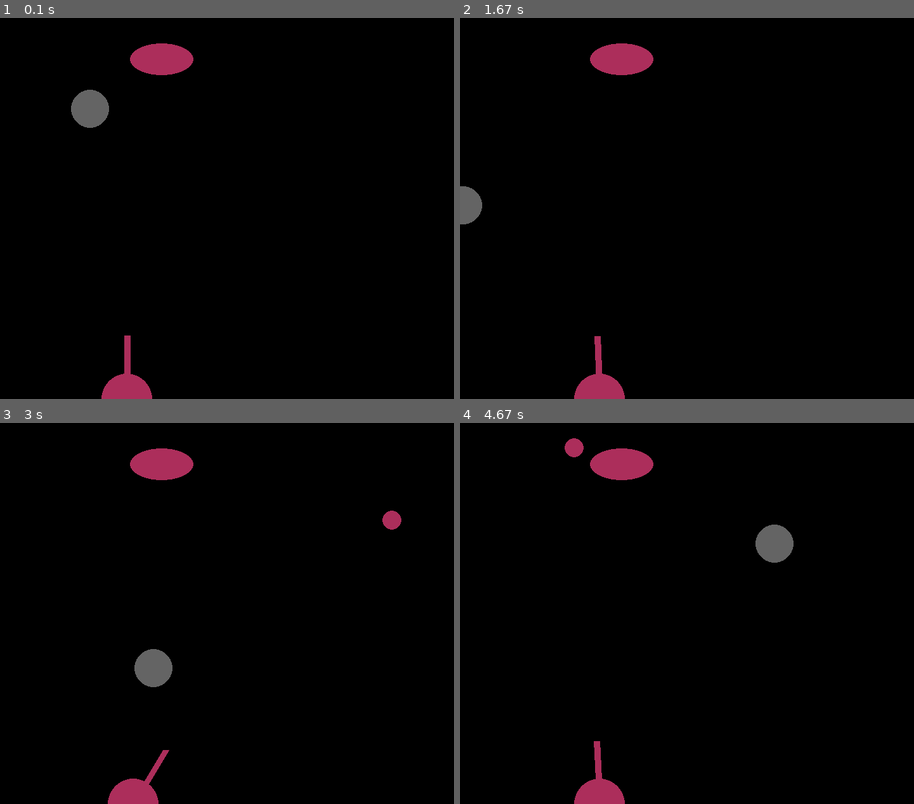
Above: before the commit, frames 1-4 (two rows, left to right).
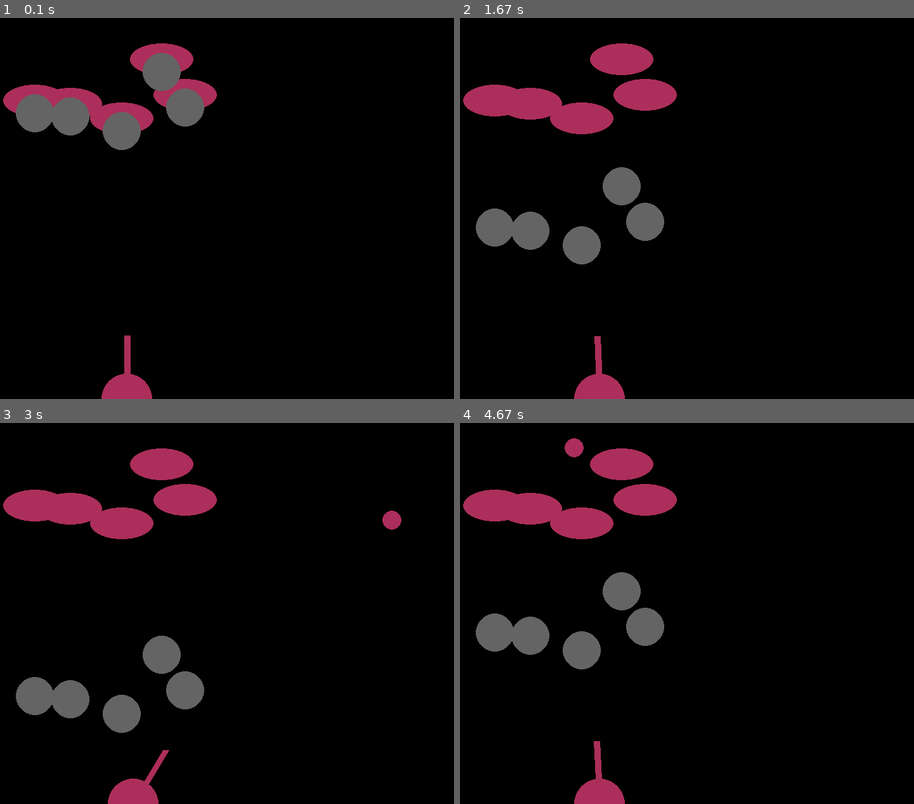
Above: after the commit, the same moments.

Repository: Pleshakova/pygame_projects
Game: pygame game, started from cannon_game/model.py
Two runs of this game, one before a commit and one after it. Both use one fixed random seed, a clock stepped at 60 frames per second and the inputs below.
Inputs (mouse positions are in pixels of both pictures, inside the frame that each line leads up to):
- Up to frame 1 (0.1 s): no input
- Up to frame 2 (1.67 s): click (714, 208) at 0.38 s; hold Right 0.67-1.13 s; click (877, 197) at 0.75 s; hold Right 1.17-1.63 s; click (591, 212) at 1.25 s
- Up to frame 3 (3 s): hold Left 1.67-2.2 s; click (304, 697) at 1.75 s; hold Left 2.23-2.63 s; click (95, 556) at 2.32 s; hold Right from 2.67 s (still down); click (326, 480) at 2.75 s
- Up to frame 4 (4.67 s): release Right at 3.3 s; hold Left 3.33-3.8 s; click (900, 746) at 3.42 s; hold Right 3.83-4.3 s; click (773, 647) at 3.92 s; hold Right from 4.33 s (still down); click (582, 472) at 4.42 s

The runs differ from the first frame. In frame 1, 4.9% of the frame differs, in the area x 0-48%, y 9-35%; in frame 2, 7.0%; in frame 3, 6.6%; in frame 4, 7.2%, in the area x 0-74%, y 16-65%.

Commit message:
Version 7. Targets can fire bombs. Bombs can move stright down.

Diff:
--- a/cannon_game/model.py
+++ b/cannon_game/model.py
@@ -135,7 +135,7 @@
         self.width = 100
         self.height = 50
         self.coord = self.set_coords()
-        self.target_center = [self.coord[0] + self.width // 2, self.coord[1] + self.height // 2]
+        self.target_center = []
         self.fire_angle = math.pi * 3 / 2
         self.pow = 30
 
@@ -150,7 +150,8 @@
         Создает бомбу с передачей собственных координат и с заданным направлением удара
         :return: экземпляр бомбы
         """
-        bomb = Bomb()
+        self.target_center = [self.coord[0] + self.width // 2, self.coord[1] + self.height // 2]
+        bomb = Bomb(list(self.target_center))
         return bomb
 
     def show(self):
@@ -172,8 +173,9 @@
 
 
 class Bomb(Target):
-    def __init__(self):
-        super().__init__()
+    def __init__(self, coord):
+        super().__init__()
+        self.coord = coord
         self.radius = 30
         self.Vy = 0
 
@@ -189,9 +191,17 @@
         self.cannon = Cannon()
         self.gun = CannonGun()
         self.shells = []
-        #self.target = Target()
-        #self.bomb = self.target.fire()
+        self.targets = []
+        self.bombs = []
         self.finished = False
+
+    def creation_targets(self, n):
+        self.targets = [Target() for i in range(n)]
+        return self.targets
+
+    def creation_bombs(self):
+        self.bombs = [target.fire() for target in self.targets]
+        return self.bombs
 
     def event_handler(self):
         for event in pygame.event.get():
@@ -217,12 +227,18 @@
                 shell.move()
             else:
                 self.shells.remove(shell)
+        for bomb in self.bombs:
+            bomb.move()
 
     def game_show(self):
         self.cannon.show()
         self.gun.show()
         for shell in self.shells:
             shell.show()
+        for target in self.targets:
+            target.show()
+        for bomb in self.bombs:
+            bomb.show()
 
 
 def main():
@@ -230,20 +246,17 @@
     time = pygame.time.get_ticks()
     clock = pygame.time.Clock()
     mng = GameManager()
-    target = Target()
-    bomb = target.fire()
+    mng.creation_targets(5)
+    mng.creation_bombs()
     while not mng.finished:
         clock.tick(30)
         if pygame.time.get_ticks() >= time + 1000:
             time = pygame.time.get_ticks()
-            print('hello')
-            bomb = target.fire()
+            mng.creation_bombs()
+            print(len(mng.creation_bombs()))
         mng.event_handler()
         mng.move()
         mng.game_show()
-        target.show()
-        bomb.show()
-        bomb.move()
         pygame.display.flip()
         screen.fill(BLACK)
 
